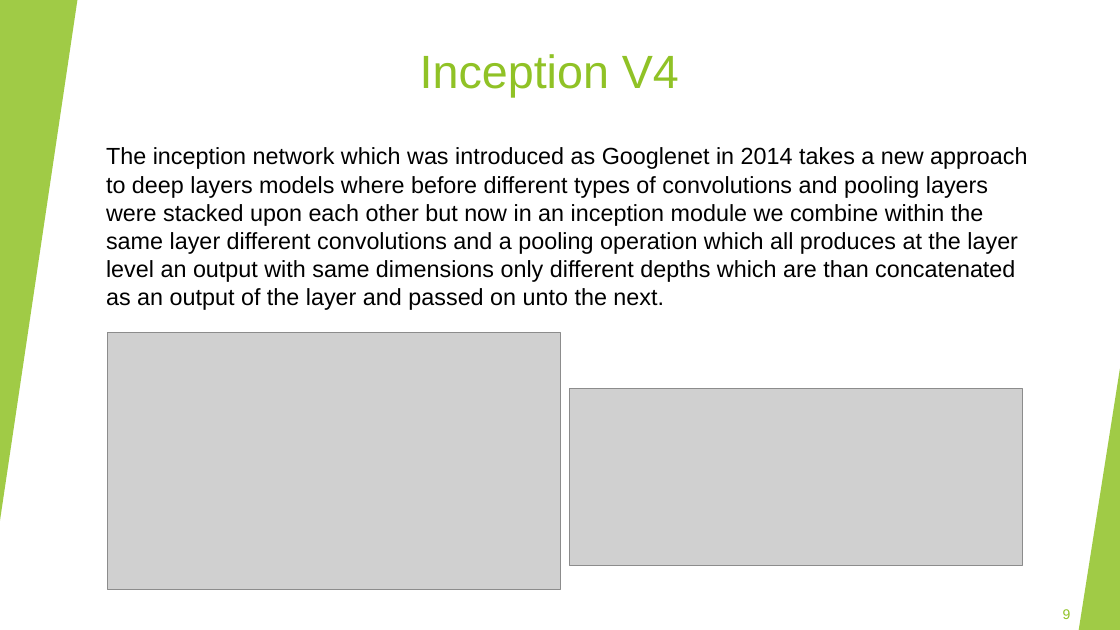
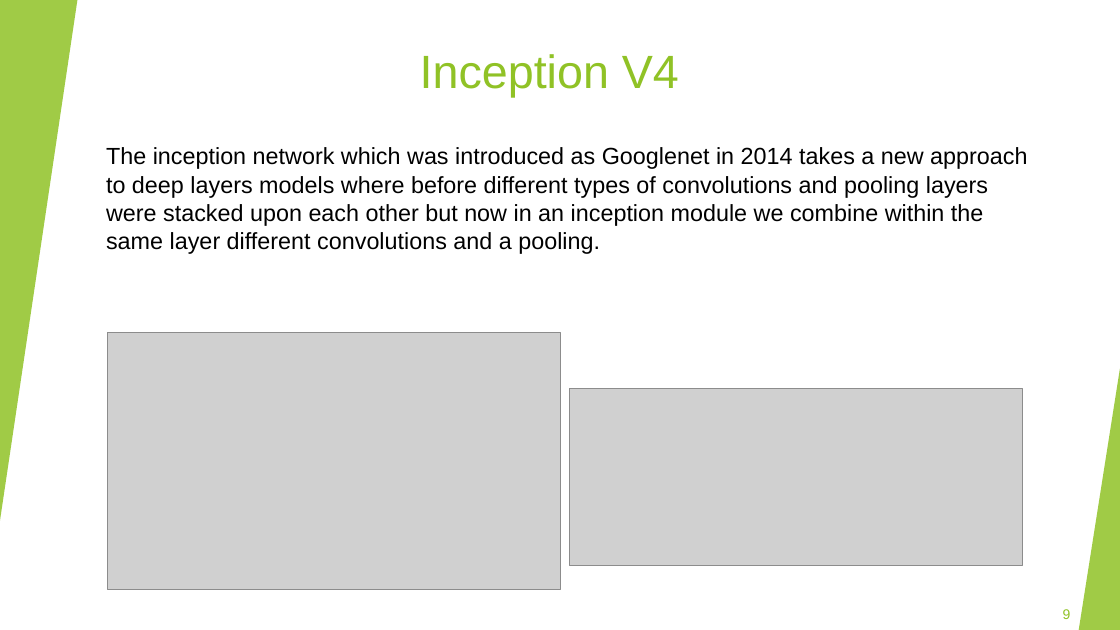
Before and after one commit to Shenhav26/Final_project, a slide deck: slide 9 of capstone project phase A.pptx. Drawn at 1120x630 pixels with LibreOffice and Linux fonts; fonts in the diff are those of the drawing; grey boxes stand for pictures. Boxes give left, top, right and bottom in pixels: in the first picture for what was removed or moved away, otherwise in the second. Text is boxed around its words. In the diff, an @@ line names an element or a change of style, - is before the commit and + after.

```diff
--- a/capstone project phase A.pptx
+++ b/capstone project phase A.pptx
@@ text at [106,147,1027,254]: text changed @@
-The inception network which was introduced as Googlenet in 2014 takes a new approach to deep layers models where before different types of convolutions and pooling layers were stacked upon each other but now in an inception module we combine within the same layer different convolutions and a pooling operation which all produces at the layer level an output with same dimensions only different depths which are than concatenated as an output of the layer and passed on unto the next.
+The inception network which was introduced as Googlenet in 2014 takes a new approach to deep layers models where before different types of convolutions and pooling layers were stacked upon each other but now in an inception module we combine within the same layer different convolutions and a pooling.
```
Also in this commit, not shown: 1 other slide changed.
